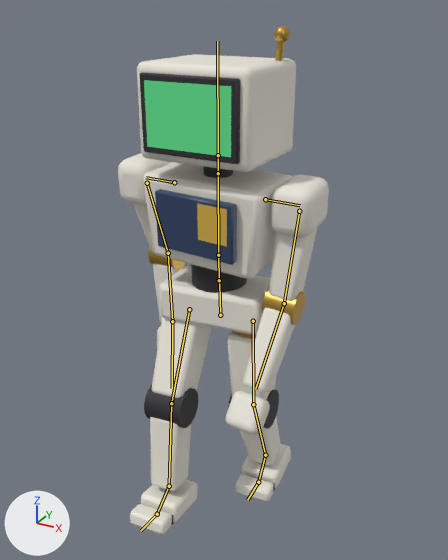
Before and after pictures for a commit that changed the glTF model public/models/atrium/robot.glb.
Before and after are seen from a 50 mm lens placed at (1.019, -1.804, 1.841), pointed at (0.049, -0.041, 0.959). Every picture has the same lights, and +X, +Y and +Z are marked at lower left. The first picture is the older version. Both versions are drawn at frame 7 of the action 'Walking'; the numbers are the values there. The bones that change, and the others that lie on the model, are drawn over the model as lines.

The first picture shows 'visitor'.
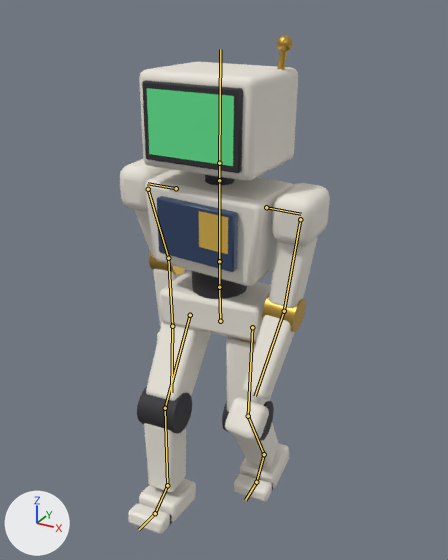
Where the change shows, as pixel boxes [x1, y1, x2, y2] in the pictures (448 x 560 px):
'visitor', posed: before [118, 26, 329, 535]; after [120, 35, 330, 534]
bone 'hips', root to tip: before (220, 315) to (219, 283); after (220, 321) to (219, 289)
bone 'thigh.R', root to tip: before (189, 309) to (171, 403); after (190, 315) to (165, 408)
bone 'shin.R', root to tip: before (171, 403) to (169, 486); after (165, 408) to (167, 485)
bone 'foot.R', root to tip: before (169, 486) to (157, 514); after (167, 485) to (155, 513)
bone 'thigh.L', root to tip: before (253, 321) to (253, 404); after (252, 327) to (248, 416)
bone 'shin.L', root to tip: before (253, 404) to (265, 455); after (248, 416) to (264, 454)
bone 'foot.L', root to tip: before (265, 455) to (258, 482); after (264, 454) to (256, 482)

Edits to the bpy script that builds the scene:
```text
Change bone_hips:
    where bone_hips = bpy.data.objects['visitor_rig'].pose.bones['hips']
    bone_hips.location: (0.013, -0.008, 0.0) -> (0.013, -0.032, 0.0)
Change bone_thigh_r:
    where bone_thigh_r = bpy.data.objects['visitor_rig'].pose.bones['thigh.R']  # child of 'hips'
    bone_thigh_r.rotation_quaternion: (0.966, -0.26, 0.0, 0.0) -> (-0.945, 0.328, 0.0, 0.0)  # degrees (-30, 0, 0) -> degrees (-38, 0, 0)
Change bone_shin_r:
    where bone_shin_r = bpy.data.objects['visitor_rig'].pose.bones['shin.R']  # child of 'thigh.R'
    bone_shin_r.rotation_quaternion: (0.985, 0.173, 0.0, 0.0) -> (0.954, 0.3, 0.0, 0.0)  # degrees (20, 0, 0) -> degrees (35, 0, 0)
Change bone_foot_r:
    where bone_foot_r = bpy.data.objects['visitor_rig'].pose.bones['foot.R']  # child of 'shin.R'
    bone_foot_r.rotation_quaternion: (1.0, -0.002, 0.0, 0.0) -> (0.998, -0.062, 0.0, 0.0)  # degrees (0, 0, 0) -> degrees (-7, 0, 0)
Change bone_thigh_l:
    where bone_thigh_l = bpy.data.objects['visitor_rig'].pose.bones['thigh.L']  # child of 'hips'
    bone_thigh_l.rotation_quaternion: (1.0, -0.003, 0.0, 0.0) -> (0.998, -0.069, 0.0, 0.0)  # degrees (0, 0, 0) -> degrees (-8, 0, 0)
Change bone_shin_l:
    where bone_shin_l = bpy.data.objects['visitor_rig'].pose.bones['shin.L']  # child of 'thigh.L'
    bone_shin_l.rotation_quaternion: (0.985, 0.173, 0.0, 0.0) -> (0.951, 0.309, 0.0, 0.0)  # degrees (20, 0, 0) -> degrees (36, 0, 0)
Change bone_foot_l:
    where bone_foot_l = bpy.data.objects['visitor_rig'].pose.bones['foot.L']  # child of 'shin.L'
    bone_foot_l.rotation_quaternion: (0.995, -0.102, 0.0, 0.0) -> (0.984, -0.175, 0.0, 0.0)  # degrees (-12, 0, 0) -> degrees (-20, 0, 0)
```
